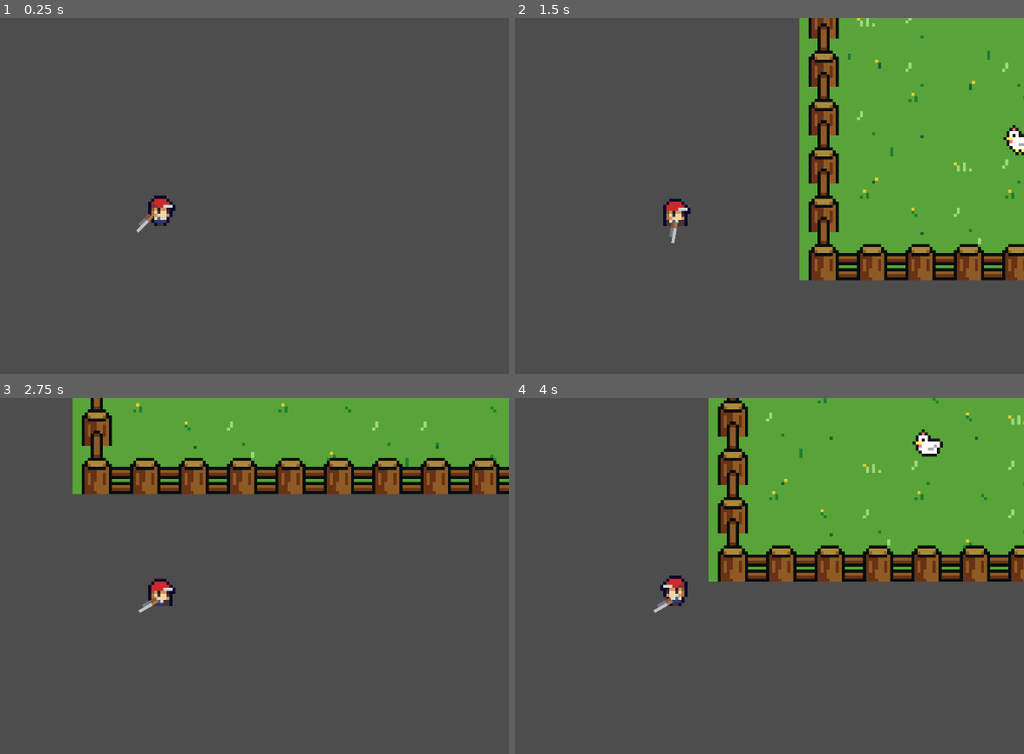
Above: before the commit, frames 1-4 (two rows, left to right).
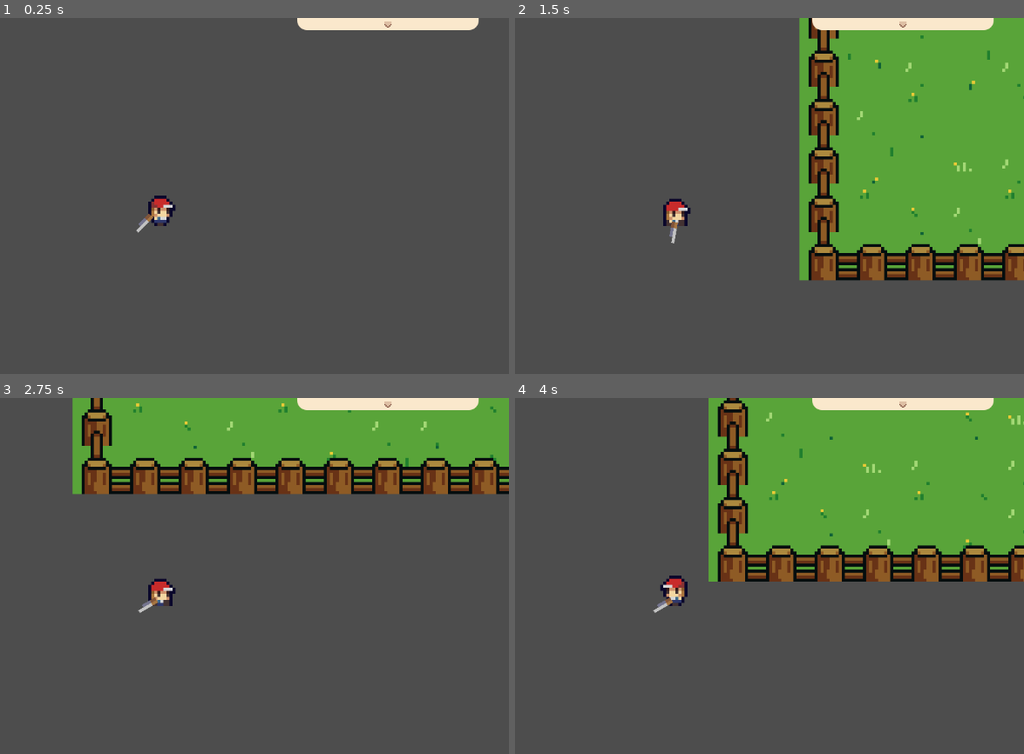
Above: after the commit, the same moments.

Repository: SkylerGoh-dev/GMTK-2024-Game-Jam
Game: Godot game, scene res://Scenes/chicken_test.tscn
Same seed, same stepped clock (60 frames per second), same inputs: the game is played once before the commit and once after it. This scene is started directly instead of the project's main scene.
Inputs (mouse positions are in pixels of both pictures, inside the frame that each line leads up to):
- Up to frame 1 (0.25 s): no input
- Up to frame 2 (1.5 s): tap Enter at 0.5 s; move the mouse to (830, 196) at 0.52 s; press the mouse at (830, 196) at 0.53 s; hold D (right) 0.53-1.28 s; move the mouse to (535, 235) at 1.27 s; release the mouse at (535, 235) at 1.28 s; hold S (down) from 1.28 s (still down); tap K (attack) at 1.35 s
- Up to frame 3 (2.75 s): click (20, 615) at 1.55 s; move the mouse to (229, 508) at 2.02 s; release S (down) at 2.03 s; hold D (right) from 2.03 s (still down); hold Space (interact) from 2.03 s (still down); click (229, 508) at 2.3 s
- Up to frame 4 (4 s): move the mouse to (642, 672) at 2.77 s; release D (right) at 2.78 s; release Space (interact) at 2.78 s; hold W (up) 2.78-3.53 s; click (642, 672) at 2.85 s; move the mouse to (789, 444) at 3.52 s; press the mouse at (789, 444) at 3.53 s; hold A (left) from 3.53 s (still down)

The runs differ from the first frame. In frame 1, 1.2% of the frame differs, in the area x 58-95%, y 0-4%; in frame 2, 1.4%; in frame 3, 1.2%; in frame 4, 1.5%, in the area x 58-95%, y 0-17%.

Commit message:
Bug fixes
Added eggs to shopping list on game
Fixed wall errors where the gui game would trap the real world chickens
Fixed interaction areas and staticbody2d's collision layers

Diff:
--- a/Scenes/chicken.tscn
+++ b/Scenes/chicken.tscn
@@ -102,7 +102,8 @@
 
 [node name="Chicken" type="CharacterBody2D"]
 y_sort_enabled = true
-collision_layer = 2
+collision_layer = 4
+collision_mask = 9
 script = ExtResource("1_1x3ld")
 
 [node name="AnimatedSprite2D" type="AnimatedSprite2D" parent="."]
--- a/Scenes/chicken_game.tscn
+++ b/Scenes/chicken_game.tscn
@@ -19,8 +19,10 @@
 texture = ExtResource("1_7fivd")
 
 [node name="StaticBody2D" type="StaticBody2D" parent="."]
+position = Vector2(-6, -10)
 scale = Vector2(4, 4)
-collision_mask = 3
+collision_layer = 8
+collision_mask = 0
 
 [node name="CollisionPolygon2D" type="CollisionPolygon2D" parent="StaticBody2D"]
 position = Vector2(-64, -64)
--- a/Scenes/chicken_pen.tscn
+++ b/Scenes/chicken_pen.tscn
@@ -111,17 +111,13 @@
 5:3/0 = 0
 5:3/0/physics_layer_0/polygon_0/points = PackedVector2Array(-8, -8, -8, 8, 8, 8, 8, -8)
 0:4/0 = 0
-0:4/0/physics_layer_0/polygon_0/points = PackedVector2Array(7, 0.5, 2.75, 0.375, -0.5, 3.25, 0.375, 7, 8, 8)
 1:4/0 = 0
-1:4/0/physics_layer_0/polygon_0/points = PackedVector2Array(7, 0.5, 2.75, 0.375, -0.5, 3.25, 0.375, 7, 8, 8)
 2:4/0 = 0
 3:4/0 = 0
 4:4/0 = 0
 5:4/0 = 0
 0:5/0 = 0
-0:5/0/physics_layer_0/polygon_0/points = PackedVector2Array(7, 0.5, 2.75, 0.375, -0.5, 3.25, 0.375, 7, 8, 8)
 1:5/0 = 0
-1:5/0/physics_layer_0/polygon_0/points = PackedVector2Array(7, 0.5, 2.75, 0.375, -0.5, 3.25, 0.375, 7, 8, 8)
 2:5/0 = 0
 3:5/0 = 0
 4:5/0 = 0
@@ -131,37 +127,13 @@
 0:7/0 = 0
 1:7/0 = 0
 
-[sub_resource type="TileSetAtlasSource" id="TileSetAtlasSource_2ak1q"]
-texture = ExtResource("3_pb6go")
-0:0/0 = 0
-1:0/0 = 0
-2:0/0 = 0
-3:0/0 = 0
-4:0/0 = 0
-0:1/0 = 0
-1:1/0 = 0
-2:1/0 = 0
-3:1/0 = 0
-4:1/0 = 0
-0:2/0 = 0
-1:2/0 = 0
-2:2/0 = 0
-3:2/0 = 0
-4:2/0 = 0
-0:3/0 = 0
-1:3/0 = 0
-2:3/0 = 0
-3:3/0 = 0
-4:3/0 = 0
-0:4/0 = 0
-
 [sub_resource type="TileSet" id="TileSet_28rs8"]
-physics_layer_0/collision_layer = 1
+physics_layer_0/collision_layer = 8
+physics_layer_0/collision_mask = 0
 terrain_set_0/mode = 0
 terrain_set_0/terrain_0/name = "Terrain 0"
 terrain_set_0/terrain_0/color = Color(0.5, 0.34375, 0.25, 1)
 sources/0 = SubResource("TileSetAtlasSource_7sdf5")
-sources/2 = SubResource("TileSetAtlasSource_2ak1q")
 
 [sub_resource type="TileSetAtlasSource" id="TileSetAtlasSource_v64ml"]
 texture = ExtResource("3_pb6go")
@@ -192,8 +164,8 @@
 0:4/0 = 0
 
 [sub_resource type="TileSet" id="TileSet_qerlh"]
-physics_layer_0/collision_layer = 1
-physics_layer_0/collision_mask = 3
+physics_layer_0/collision_layer = 12
+physics_layer_0/collision_mask = 0
 sources/0 = SubResource("TileSetAtlasSource_v64ml")
 
 [node name="ChickenPen" type="Node2D"]
--- a/Scenes/chicken_test.tscn
+++ b/Scenes/chicken_test.tscn
@@ -11,11 +11,6 @@
 script/source = "extends Camera2D
 
 
-# Called when the node enters the scene tree for the first time.
-func _ready() -> void:
-	Gameplay_Manager._register_item(13,2)
-
-
 # Called every frame. 'delta' is the elapsed time since the previous frame.
 func _process(delta: float) -> void:
 	global_position = Interaction_Manager.player.global_position
@@ -25,7 +20,6 @@
 
 [node name="CanvasLayer" type="CanvasLayer" parent="."]
 process_mode = 3
-visible = false
 script = ExtResource("1_1lixb")
 
 [node name="Inventory" parent="CanvasLayer" instance=ExtResource("2_c5ivn")]
@@ -58,10 +52,13 @@
 position = Vector2(240, 0)
 chicken_game = NodePath("../CanvasLayer/ChickenGame")
 
+[node name="Chicken3" parent="ChickenPen/Chickens" index="2"]
+position = Vector2(-59, 22)
+
 [node name="StaticBody2D" type="StaticBody2D" parent="."]
 position = Vector2(230, -15)
-collision_layer = 3
-collision_mask = 3
+collision_layer = 8
+collision_mask = 0
 
 [node name="CollisionPolygon2D" type="CollisionPolygon2D" parent="StaticBody2D"]
 polygon = PackedVector2Array(2, -4, 230, -5, 229, 156, 203, 156, 204, 15, -1, 15)
--- a/Scenes/egg.tscn
+++ b/Scenes/egg.tscn
@@ -15,6 +15,7 @@
 
 [node name="Egg" type="CharacterBody2D"]
 collision_layer = 0
+collision_mask = 8
 script = ExtResource("1_iem40")
 itemResource = ExtResource("2_s6bpi")
 inventoryResource = ExtResource("3_hxr2k")
--- a/Scripts/Interaction_Manager.gd
+++ b/Scripts/Interaction_Manager.gd
@@ -15,6 +15,7 @@
 	print("clear", area)
 	if index != -1:
 		active_areas.remove_at(index)
+	print(active_areas)
 
 # Actively sort interaction areas by distance
 func _process(_delta):
--- a/Scripts/chicken.gd
+++ b/Scripts/chicken.gd
@@ -7,6 +7,7 @@
 var hotspot = Vector2.ZERO
 var rng = RandomNumberGenerator.new()
 var draggable = false
+var laid_egg = false
 @export var clickable = false
 @export var roam_dist = 64
 
@@ -42,22 +43,24 @@
 			velocity = direction * DRAG_SPEED
 			sprite.play("angry")
 
+			if movement.length() > shake_threshold:
+				var angle = movement.angle()
+				var previous_movement = previous_mouse_position - get_global_mouse_position()
+
+				if direction_changes == 0 or sign(angle) != sign(previous_movement.angle()):
+					direction_changes += 1
+
+					if laid_egg and not animation.is_playing() and Input.is_action_pressed("press"):
+						animation.play("fade_out")
+
+				if direction_changes == max_direction_changes:
+					spawn_egg()
+					await get_tree().create_timer(1.0).timeout
+					laid_egg = true
+
 		if Input.is_action_just_released("press"):
 			Interaction_Manager.is_dragging = false
 			unhand_me()
-
-		if movement.length() > shake_threshold:
-			var angle = movement.angle()
-			var previous_movement = previous_mouse_position - get_global_mouse_position()
-
-			if direction_changes == 0 or sign(angle) != sign(previous_movement.angle()):
-				direction_changes += 1
-
-				if direction_changes > max_direction_changes + 10 and not animation.is_playing() and Input.is_action_pressed("press"):
-					animation.play("fade_out")
-
-			if direction_changes == max_direction_changes:
-				spawn_egg()
 
 	else:
 		direction = position.direction_to(hotspot)
--- a/Scripts/chicken_game.gd
+++ b/Scripts/chicken_game.gd
@@ -1,9 +1,16 @@
 extends Control
 
+@onready var walls = $StaticBody2D/CollisionPolygon2D
 
+func _ready():
+	set_deferred("visible", false)
+	walls.set_deferred("disabled", true)
+	Gameplay_Manager._register_item(13,2)
+	request_ready()
 
 func _on_button_pressed() -> void:
 	visible = false
+	walls.set_deferred("disabled", true)
 
 
 func _on_button_mouse_entered() -> void:
--- a/Scripts/chicken_pen.gd
+++ b/Scripts/chicken_pen.gd
@@ -11,4 +11,5 @@
 
 func _on_interact():
 	chicken_game.set_deferred("visible", true)
+	chicken_game.walls.set_deferred("disabled", false)
 	panel_open = true
Not shown: 1 places in Scenes/chicken_pen.tscn that only renumber resources
